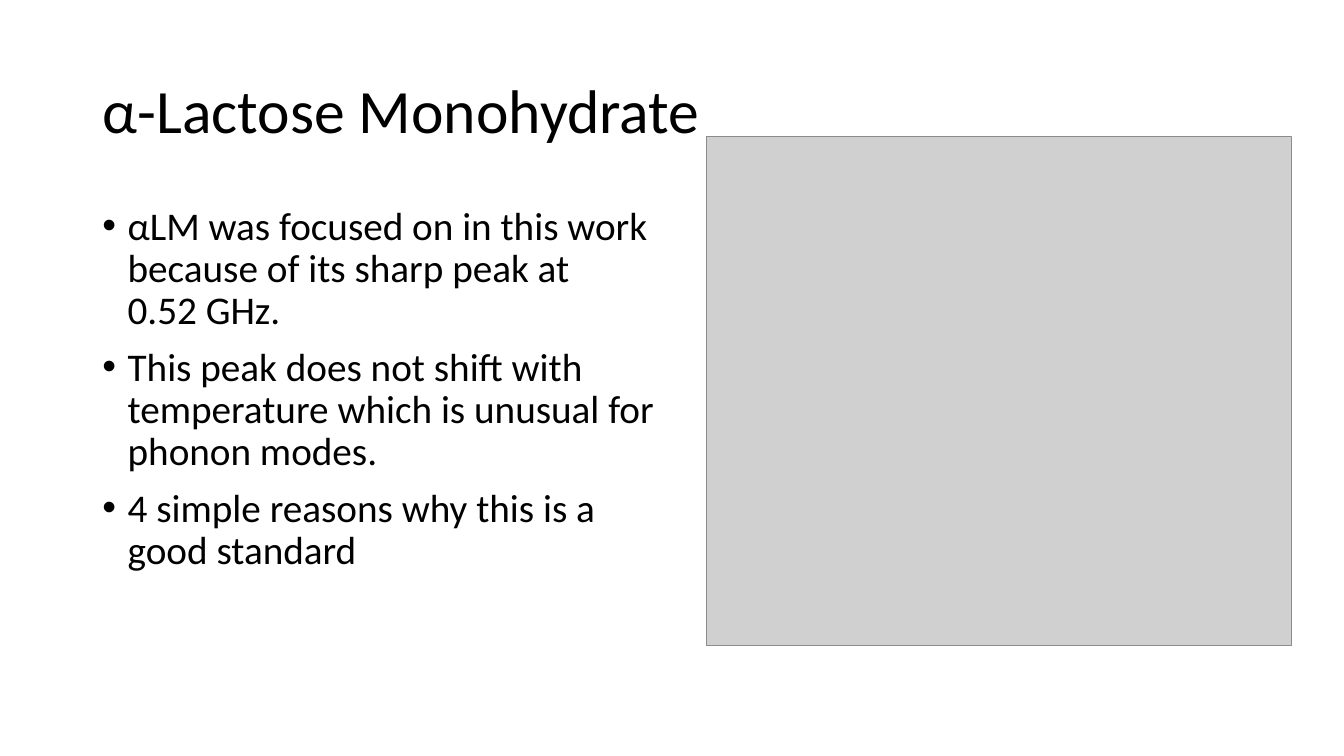
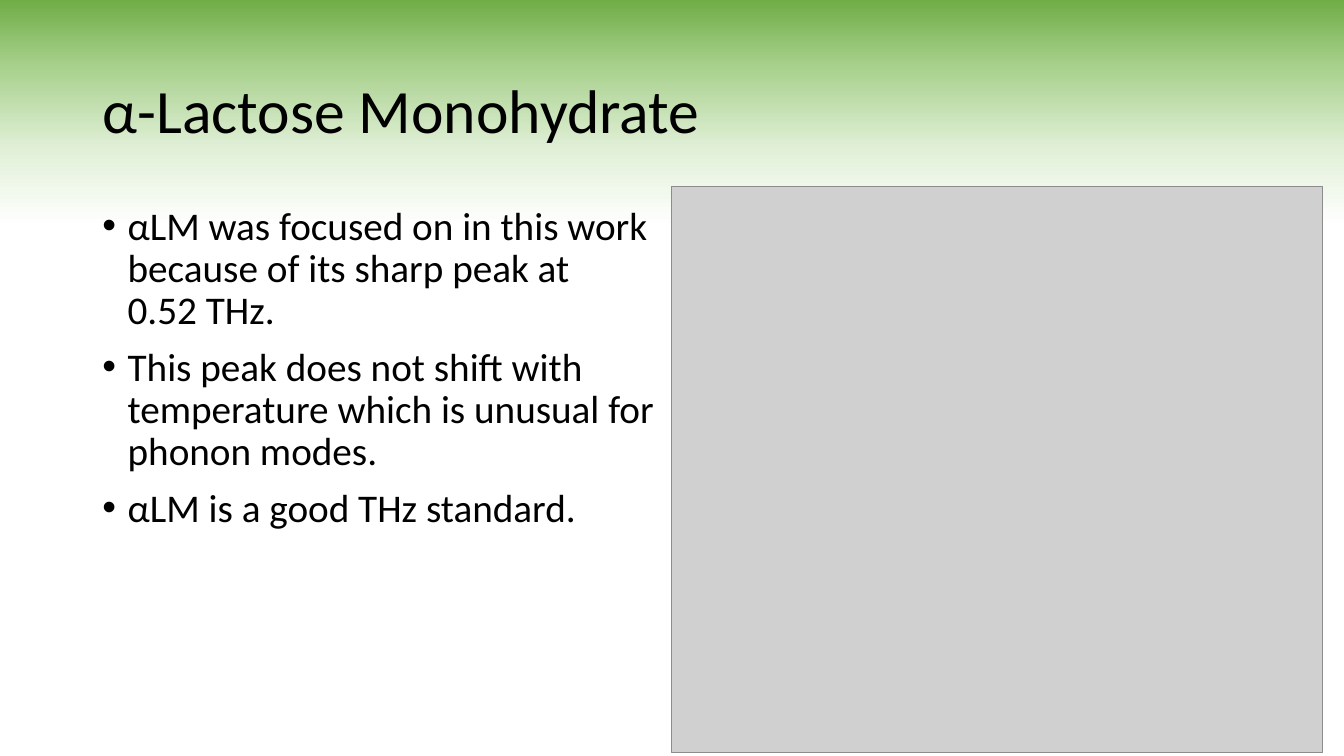
Before and after one commit to CalumTowler/Final-PhD-Files, a slide deck: slide 3 of VIVA_Presentation.pptx (slide 4 before the commit). Drawn at 1344x756 pixels with LibreOffice and Linux fonts; fonts in the diff are those of the drawing; grey boxes stand for pictures. Boxes give left, top, right and bottom in pixels: in the first picture for what was removed or moved away, otherwise in the second. Text is boxed around its words. In the diff, an @@ line names an element or a change of style, - is before the commit and + after.

```diff
--- a/VIVA_Presentation.pptx
+++ b/VIVA_Presentation.pptx
@@ background #FFFFFF to gradient #70AD47 to #A9D18E to #E2F0D9 to #FFFFFF @@
@@ picture: place and size @@
-picture at (707, 137, 1292, 646)
+picture at (673, 187, 1323, 753)
@@ text at (128, 212, 647, 325): text changed @@
-• αLM was focused on in this work because of its sharp peak at 0.52 GHz.
+• αLM was focused on in this work because of its sharp peak at 0.52 THz.
@@ text at (128, 494, 576, 529): text changed @@
-• 4 simple reasons why this is a good standard
+• αLM is a good THz standard.
```
Also in this commit, not shown: 12 other slides changed, 2 slides added, 3 slides removed.
